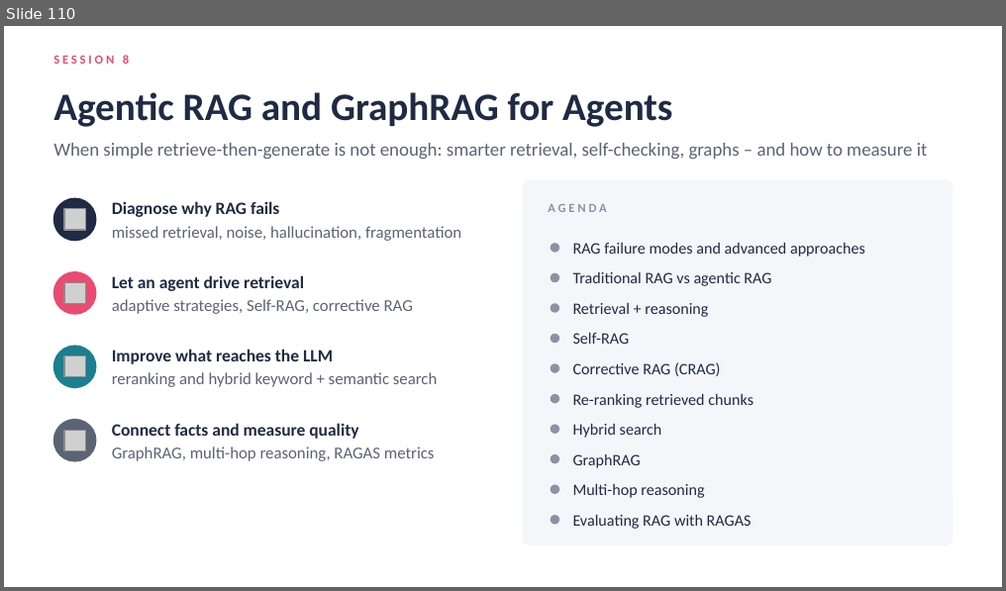
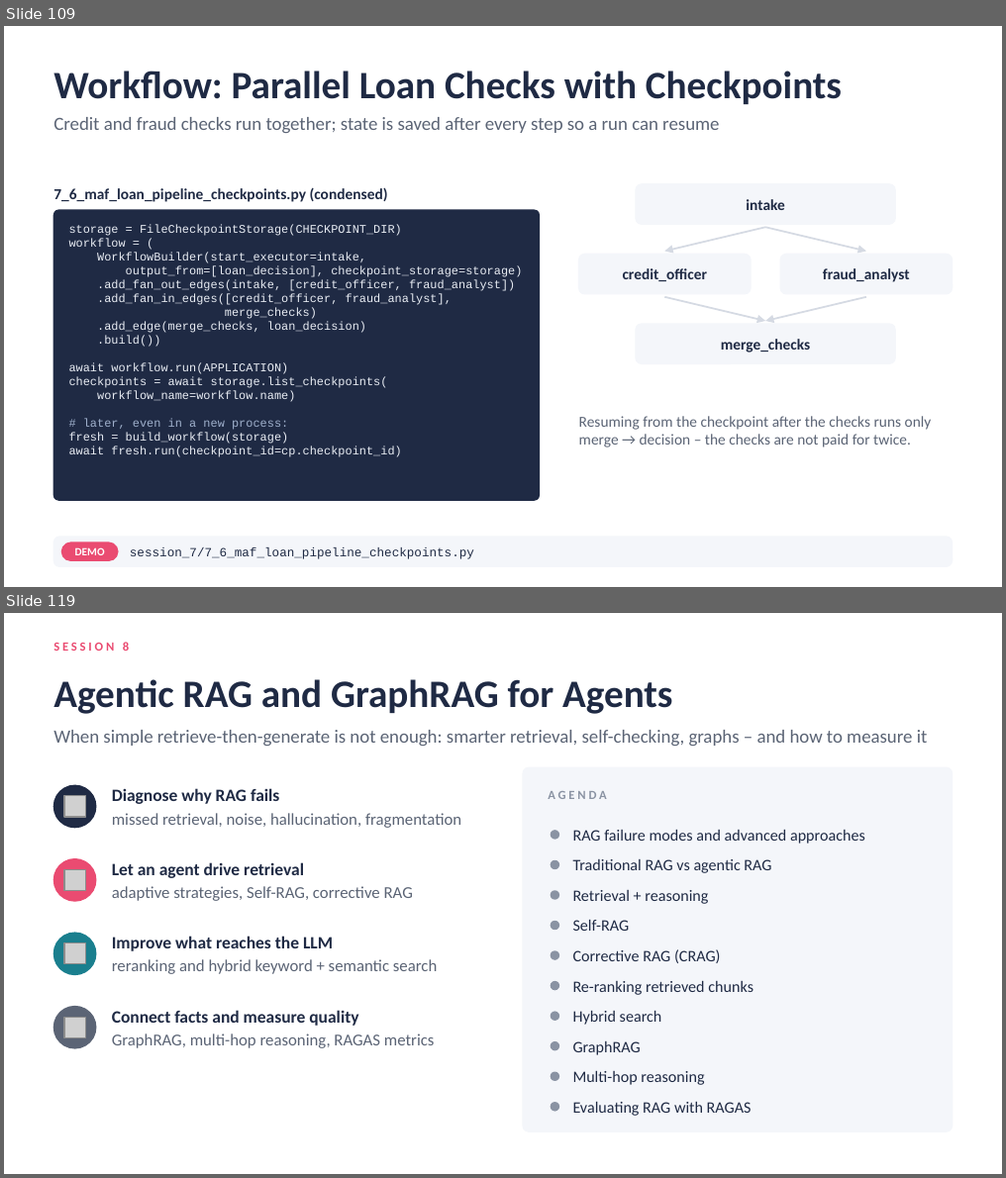
Before and after one commit to atulkahatecdac/agenticai, a slide deck: 16_PGP-Agentic/PGP_Agentic_AI.pptx. Shown one above the other, each under a label of ours: slide 110 before the commit, slides 109 and 119 after it; the slides between them are not shown. The pictures are 1006x591 and 1006x1178 pixels, drawn with LibreOffice and Linux fonts; fonts in the diff are those of the drawing; grey boxes stand for pictures. Boxes give left, top, right and bottom in pixels: in the first picture for what was removed or moved away, otherwise in the second. Text is boxed around its words. In the diff, an @@ line names an element or a change of style, - is before the commit and + after.

```diff
--- a/16_PGP-Agentic/PGP_Agentic_AI.pptx
+++ b/16_PGP-Agentic/PGP_Agentic_AI.pptx
@@ slide 109 added at bbox=[4, 26, 1002, 587], background #FFFFFF @@
@@ title added at bbox=[54, 71, 842, 104], 28 pt, text #1F2A44, bold @@
+Workflow: Parallel Loan Checks with Checkpoints
@@ text added at bbox=[54, 117, 719, 133], 13.5 pt, text #5B6475 @@
+Credit and fraud checks run together; state is saved after every step so a run can resume
@@ text added at bbox=[54, 187, 388, 202], 11 pt, text #1F2A44, bold @@
+7_6_maf_loan_pipeline_checkpoints.py (condensed)
@@ rounded rectangle added at bbox=[636, 184, 895, 225], fill #F4F6FA, outline #F4F6FA 1 pt @@
@@ text added at bbox=[746, 199, 784, 210], 11 pt, text #1F2A44, bold @@
+intake
@@ rounded rectangle added at bbox=[54, 210, 539, 501], fill #1F2A44, outline #1F2A44 1 pt @@
@@ text added at bbox=[69, 225, 522, 458], 8.5 pt, text #E8ECF3 @@
+storage = FileCheckpointStorage(CHECKPOINT_DIR)
+workflow = (
+WorkflowBuilder(start_executor=intake,
+output_from=[loan_decision], checkpoint_storage=storage)
+.add_fan_out_edges(intake, [credit_officer, fraud_analyst])
+.add_fan_in_edges([credit_officer, fraud_analyst],
+merge_checks)
+.add_edge(merge_checks, loan_decision)
+.build())
+await workflow.run(APPLICATION)
+checkpoints = await storage.list_checkpoints(
+workflow_name=workflow.name)
+# later, even in a new process:
+fresh = build_workflow(storage)
+await fresh.run(checkpoint_id=cp.checkpoint_id)
@@ arrow added from (765, 228) to (664, 252), #D5DAE3 1.25 pt @@
@@ arrow added from (765, 228) to (866, 252), #D5DAE3 1.25 pt @@
@@ rounded rectangle added at bbox=[579, 255, 750, 294], fill #F4F6FA, outline #F4F6FA 1 pt @@
@@ rounded rectangle added at bbox=[780, 255, 952, 294], fill #F4F6FA, outline #F4F6FA 1 pt @@
@@ text added at bbox=[623, 269, 708, 281], 11 pt, text #1F2A44, bold @@
+credit_officer
@@ text added at bbox=[823, 269, 910, 282], 11 pt, text #1F2A44, bold @@
+fraud_analyst
@@ arrow added from (664, 297) to (765, 321), #D5DAE3 1.25 pt @@
@@ arrow added from (866, 297) to (765, 321), #D5DAE3 1.25 pt @@
@@ rounded rectangle added at bbox=[636, 324, 895, 365], fill #F4F6FA, outline #F4F6FA 1 pt @@
@@ text added at bbox=[721, 339, 811, 353], 11 pt, text #1F2A44, bold @@
+merge_checks
@@ text added at bbox=[579, 416, 932, 448], 11 pt, text #5B6475 @@
+Resuming from the checkpoint after the checks runs only merge → decision – the checks are not paid for twice.
@@ rounded rectangle added at bbox=[54, 537, 952, 567], fill #F4F6FA, outline #F4F6FA 1 pt @@
@@ rounded rectangle added at bbox=[61, 543, 118, 561], fill #EA4B71, outline #EA4B71 1 pt @@
@@ text added at bbox=[75, 548, 105, 556], 8 pt, text #FFFFFF, bold @@
+DEMO
@@ text added at bbox=[130, 548, 474, 560], 9 pt, text #1F2A44 @@
+session_7/7_6_maf_loan_pipeline_checkpoints.py
@@ what was slide 110 is now slide 119 @@
```
Also in this commit, not shown: 4 slides changed, 18 other slides added, 10 slides removed, 31 other files.
